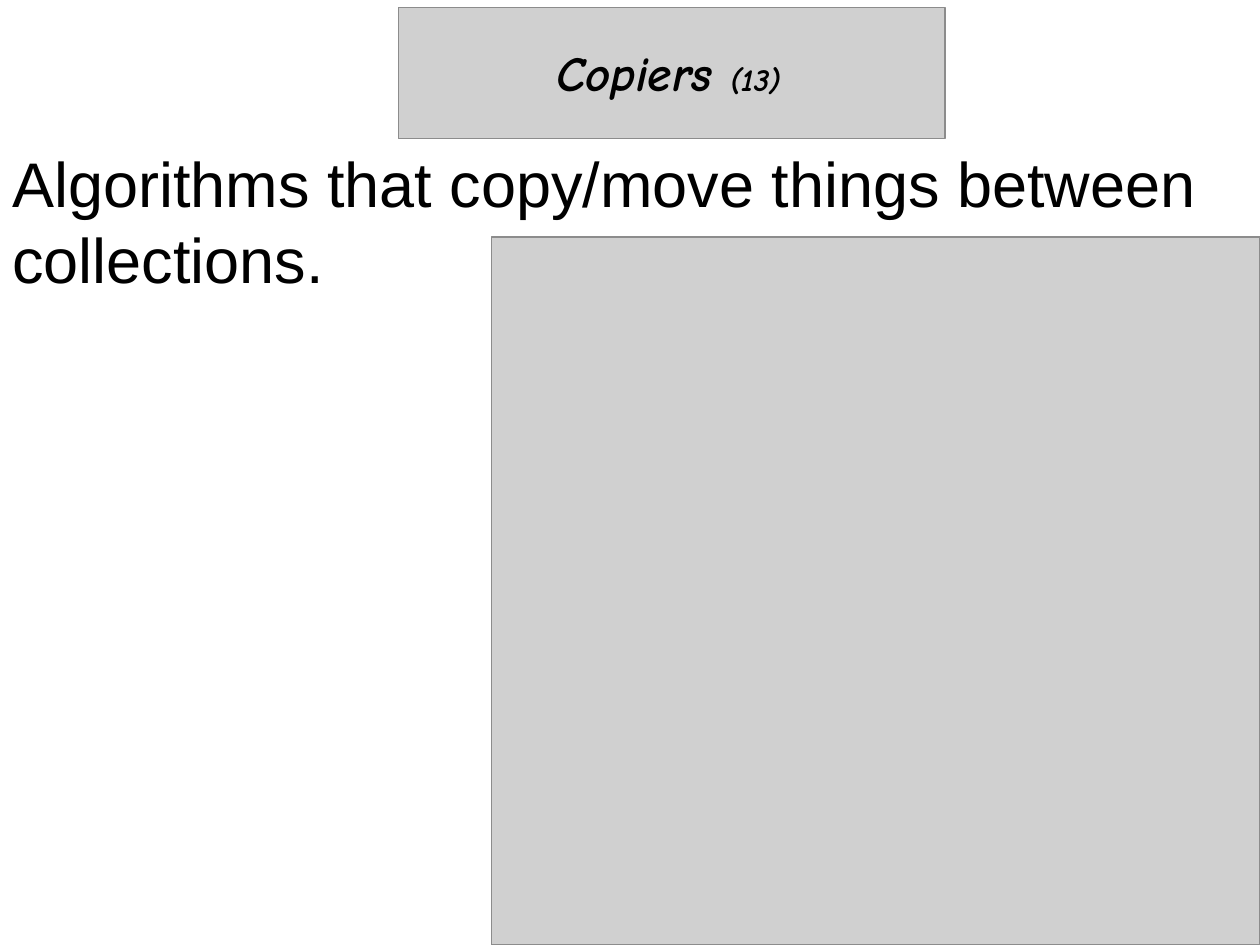
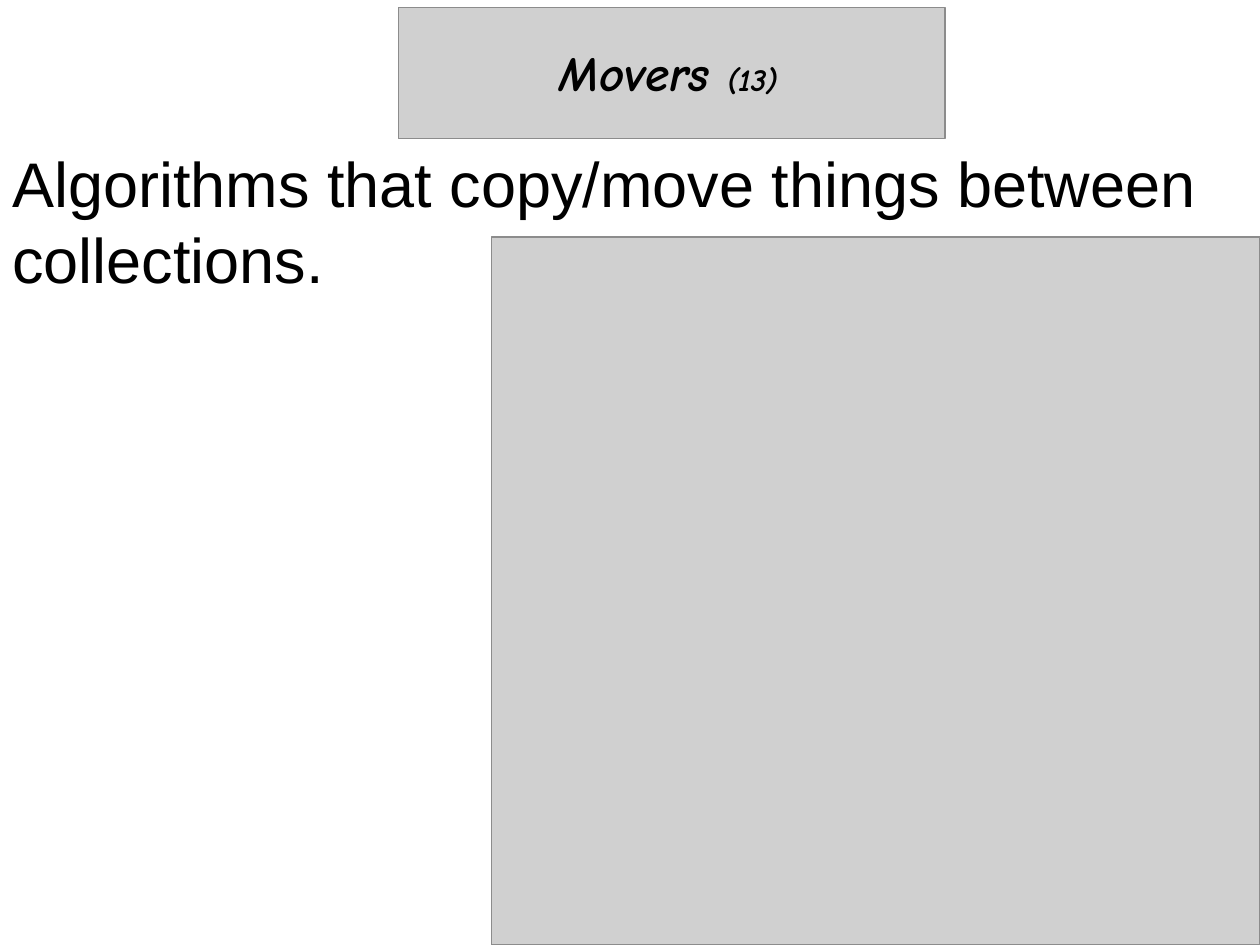
Before and after one commit to cpp-at-ariel/cpp-5779, a slide deck: slide 8 of 11-stl-algorithms/slides-algorithms.odp (slide 7 before the commit). Drawn at 1260x945 pixels with LibreOffice and Linux fonts; fonts in the diff are those of the drawing; grey boxes stand for pictures. Boxes give left, top, right and bottom in pixels: in the first picture for what was removed or moved away, otherwise in the second. Text is boxed around its words. In the diff, an @@ line names an element or a change of style, - is before the commit and + after.

```diff
--- a/11-stl-algorithms/slides-algorithms.odp
+++ b/11-stl-algorithms/slides-algorithms.odp
@@ text in free at box(560, 58, 778, 95): text changed @@
-Copiers (13)
+Movers (13)
```
Also in this commit, not shown: 1 slide added, 5 other files.
